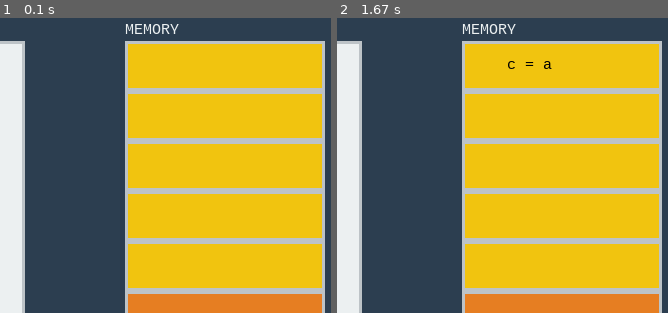
Above: before the commit, frames 1-2 (left to right).
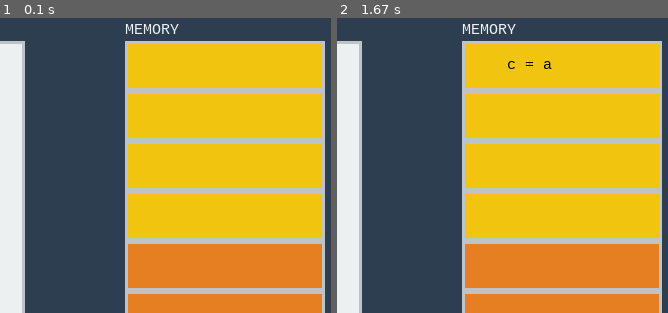
Above: after the commit, the same moments.

Repository: danielRL24/OS_VirtualMemorySimulator_Python
Game: pygame game, started from memorySimulator.py
Same seed, same stepped clock (60 frames per second), same inputs: the game is played once before the commit and once after it.
Inputs:
- Up to frame 1 (0.1 s): no input
- Up to frame 2 (1.67 s): tap Space at 0.33 s
The pictures show only the part of the screen within x 50-100%, y 0-50%; the shares and areas given below are measured in that part.

The runs differ from the first frame. In frame 1, 8.7% of the frame differs, in the area x 38-98%, y 76-92%; in frame 2, 8.7%.

Commit message:
Restructuration of project

Diff:
--- a/tutoPygame.py
+++ b/memorySimulator.py
@@ -67,7 +67,7 @@
 
     for i in range(0, 10):
         type = TypeMemory.STACK
-        if i < 5:
+        if i < 4:
             type = TypeMemory.STACK
         elif i < 9:
             type = TypeMemory.HEAP
@@ -123,8 +123,10 @@
         STACK_ACTIONS[STACK_PTR][1].display_text(window, font, 545, 45 + STACK_MEM_PTR * 50)
         tmp_stack = STACK_ACTIONS[STACK_PTR]
         STACK_PTR += 1
+        print(STACK_MEM_PTR)
         while STACK_PTR < len(STACK_ACTIONS) and STACK_ACTIONS[STACK_PTR][0] == tmp_stack[0]:
             STACK_MEM_PTR += STACK_ACTIONS[STACK_PTR][2]
+            print(STACK_MEM_PTR)
             STACK_ACTIONS[STACK_PTR][1].display_text(window, font, 545, 45 + STACK_MEM_PTR * 50)
             STACK_PTR += 1
     elif CODE[CODE_PTR].type is TypeMemory.HEAP:
--- /dev/null
+++ b/tests/tutoPygame.py
@@ -0,0 +1,245 @@
+"""
+Memory Simulator
+04 - TP Final
+3253.1 - Conception OS
+RODRIGUES L. Daniel & RUEDIN Cyril
+mai 2017
+"""
+import pygame
+import sys
+import os
+
+from enum import Enum
+from pygame.locals import *
+
+
+# ------------------------------------------------------------
+# Enum des type de case memoire
+# ------------------------------------------------------------
+class TypeMemory(Enum):
+    STACK = 0
+    HEAP = 1
+    HEAP_ALLOCATE = 2
+
+
+# ------------------------------------------------------------
+# Classe MemoryCase
+# ------------------------------------------------------------
+class MemoryCase:
+
+    border_color = (189, 195, 199, 255)
+
+    def __init__(self, rect, color, type):
+        self.rect = rect
+        self.color = color
+        self.type = type
+
+    def draw(self, window):
+        window.fill(self.color, self.rect)
+        pygame.draw.rect(window, self.border_color, self.rect, 3)
+
+
+# ------------------------------------------------------------
+# Classe TextCode
+# ------------------------------------------------------------
+class TextCode:
+    def __init__(self, text, type, color=(0, 0, 0)):
+        self.text = text
+        self.color = color
+        self.type = type
+
+    def display_text(self, window, font, x, y):
+        window.blit(font.render(self.text, 1, self.color), (x, y))
+
+    def remove_text(self):
+        pass
+
+
+# ------------------------------------------------------------
+# Affichage initial
+# ------------------------------------------------------------
+def display_interface(pygame, window, font):
+    """Initialise l'affichage de la fenêtre"""
+    global COLORS
+
+    # Preparation
+    memory = []
+
+    for i in range(0, 10):
+        type = TypeMemory.STACK
+        if i < 4:
+            type = TypeMemory.STACK
+        elif i < 9:
+            type = TypeMemory.HEAP
+        else:
+            type = TypeMemory.HEAP_ALLOCATE
+        memory.append(MemoryCase(pygame.Rect(500, 30 + i * 50, 200, 50), COLORS[type.value], type))
+
+    # Affichage initial
+    window.fill((44, 62, 80, 255))
+
+    i = 0
+    for m in memory:
+        m.draw(window)
+        i += 1
+
+    # Affichage du rectangle contenant le code
+    code_area = pygame.Rect(50, 30, 350, 500)
+    window.fill(Color(236, 240, 241, 255), code_area)
+    pygame.draw.rect(window, (189, 195, 199, 255), code_area, 3)
+
+    # Quelques textes
+    TextCode("Permanent Storage Area", TypeMemory.HEAP_ALLOCATE).display_text(window, font, 501, 495)
+    TextCode("* Stack Area", TypeMemory.STACK, COLORS[TypeMemory.STACK.value]).display_text(window, font, 500, 535)
+    TextCode("* Heap Area", TypeMemory.STACK, COLORS[TypeMemory.HEAP.value]).display_text(window, font, 500, 555)
+    TextCode("CODE", None, Color(236, 240, 241, 255)).display_text(window, font, 50, 10)
+    TextCode("MEMORY", None, Color(236, 240, 241, 255)).display_text(window, font, 500, 10)
+    TextCode("Press ESPACE to execute one line", None, Color(236, 240, 241, 255)).display_text(window, font, 50, 535)
+    TextCode("Press r to restart the application", None, Color(236, 240, 241, 255)).display_text(window, font, 50, 555)
+    TextCode("Press ESC to quit the application", None, Color(236, 240, 241, 255)).display_text(window, font, 50, 575)
+
+    i = 0
+    for c in CODE:
+        c.display_text(window, font, 85, 85 + i * 45)
+        i += 1
+
+    pygame.display.update()
+
+
+# ------------------------------------------------------------
+# Action de la Touche Espace
+# ------------------------------------------------------------
+def step(pygame, window, font):
+    """Fonction appelee a chaque fois que l'utilisateur appuie sur ESPACE"""
+    global CODE_POINT
+    global CODE_PTR
+    global STACK_PTR
+    global STACK_MEM_PTR
+    global HEAP_PTR
+    global HEAP_MEM_PTR
+    CODE_POINT.move_ip(0, 45)
+    pygame.draw.rect(window, Color(231, 76, 60, 255), CODE_POINT, 0)
+    if CODE[CODE_PTR].type is TypeMemory.STACK:
+        STACK_ACTIONS[STACK_PTR][1].display_text(window, font, 545, 45 + STACK_MEM_PTR * 50)
+        tmp_stack = STACK_ACTIONS[STACK_PTR]
+        STACK_PTR += 1
+        print(STACK_MEM_PTR)
+        while STACK_PTR < len(STACK_ACTIONS) and STACK_ACTIONS[STACK_PTR][0] == tmp_stack[0]:
+            STACK_MEM_PTR += STACK_ACTIONS[STACK_PTR][2]
+            print(STACK_MEM_PTR)
+            STACK_ACTIONS[STACK_PTR][1].display_text(window, font, 545, 45 + STACK_MEM_PTR * 50)
+            STACK_PTR += 1
+    elif CODE[CODE_PTR].type is TypeMemory.HEAP:
+        HEAP_ACTIONS[HEAP_PTR][1].display_text(window, font, 545, 445 - HEAP_MEM_PTR * 50)
+        tmp_heap = HEAP_ACTIONS[HEAP_PTR]
+        HEAP_PTR += 1
+        while HEAP_PTR < len(HEAP_ACTIONS) and HEAP_ACTIONS[HEAP_PTR][0] == tmp_heap[0]:
+            HEAP_MEM_PTR += HEAP_ACTIONS[HEAP_PTR][2]
+            HEAP_ACTIONS[HEAP_PTR][1].display_text(window, font, 545, 445 - HEAP_MEM_PTR * 50)
+            HEAP_PTR += 1
+    CODE_PTR += 1
+
+
+# ------------------------------------------------------------
+# MAIN
+# ------------------------------------------------------------
+def main():
+    """Fonction principale
+        - Initialisation de la fenêtre
+        - Boucle d'animation
+    """
+    global CODE_POINT
+    global CODE_PTR
+    pygame.init()
+    pygame.display.set_caption('Memory Simulator')
+    # Ouverture de la fenêtre Pygame
+    window = pygame.display.set_mode((800, 600))
+    font = pygame.font.SysFont("monospace", 15)
+
+    display_interface(pygame, window, font)
+
+    CODE_POINT = pygame.Rect(60, 85, 15, 15)
+    window.fill(Color(231, 76, 60, 255), CODE_POINT)
+
+    CODE_PTR = 0
+
+    # Boucle d'animation
+    animation = True
+    while animation:
+        pygame.display.update()
+        for event in pygame.event.get():
+            if event.type == KEYDOWN:
+                if event.key == K_SPACE and CODE_PTR < len(CODE):
+                    step(pygame, window, font)
+                if event.key == K_r:
+                    restart_program()
+                if event.key == K_ESCAPE:
+                    animation = False
+            if event.type == QUIT:
+                animation = False
+
+        pygame.display.update()
+
+# ------------------------------------------------------------
+# Variables globales
+# ------------------------------------------------------------
+# Couleurs
+COLORS = [Color(241, 196, 15, 255),
+          Color(230, 126, 34, 255),
+          Color(52, 152, 219, 255)]
+
+# Code à afficher
+CODE = [TextCode('char c = \'a\';', TypeMemory.STACK),
+        TextCode('// User object is 3 bytes', None),
+        TextCode('User user = new User();', TypeMemory.HEAP),
+        TextCode('c = \'b\';', TypeMemory.STACK),
+        TextCode('delete user;', TypeMemory.HEAP),
+        TextCode('char[] cs = malloc(2*sizeof(char));', TypeMemory.HEAP),
+        TextCode('strcpy(cs, "LE");', TypeMemory.HEAP),
+        TextCode('// free(cs);', None)]
+
+# 1e element :
+#   Numero groupe (permet de regrouper les commandes a "executer" en meme temps)
+# 2e element :
+#   Texte a afficher dans les cases memoire
+# 3e element :
+#   1  => Ajout
+#   -1 => Suppression
+
+STACK_ACTIONS = [(1, TextCode('c = a', None), 1),
+                 (2, TextCode('c = a', None, COLORS[TypeMemory.STACK.value]), -1),
+                 (2, TextCode('c = b', None), 1)]
+HEAP_ACTIONS = [(1, TextCode('user', None), 1),
+                (1, TextCode('user', None), 1),
+                (1, TextCode('user', None), 1),
+                (2, TextCode('user', None, COLORS[TypeMemory.HEAP.value]), -1),
+                (2, TextCode('user', None, COLORS[TypeMemory.HEAP.value]), -1),
+                (2, TextCode('user', None, COLORS[TypeMemory.HEAP.value]), -1),
+                (3, TextCode('c = ', None), 1),
+                (3, TextCode('c = ', None), 1),
+                (4, TextCode('c = ', None, COLORS[TypeMemory.HEAP.value]), -1),
+                (4, TextCode('c = ', None, COLORS[TypeMemory.HEAP.value]), -1),
+                (4, TextCode('c = L', None), 1),
+                (4, TextCode('c = E', None), 1)]
+
+# Pointeurs
+STACK_PTR = 0
+STACK_MEM_PTR = 0
+HEAP_PTR = 0
+HEAP_MEM_PTR = 0
+CODE_PTR = 0
+
+# Point d'arret dans le code
+CODE_POINT = None
+
+
+def restart_program():
+    """Redemarrer le programme courant"""
+    python = sys.executable
+    os.execl(python, python, * sys.argv)
+
+# ------------------------------------------------------------
+# POINT D'ENTREE
+# ------------------------------------------------------------
+if __name__ == '__main__':
+    main()
Not shown, changed: README.md
Renamed: testpygame.py -> tests/testpygame.py
